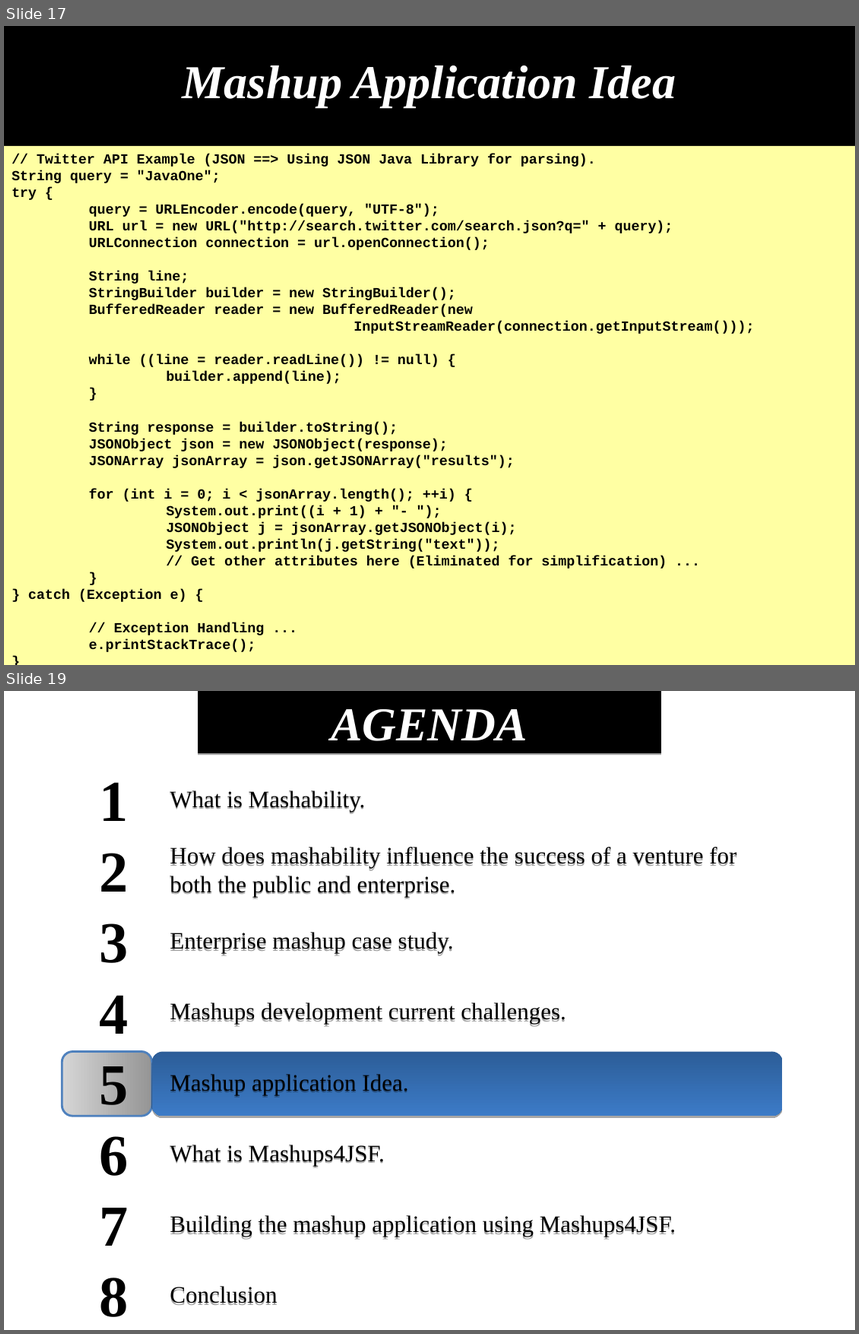
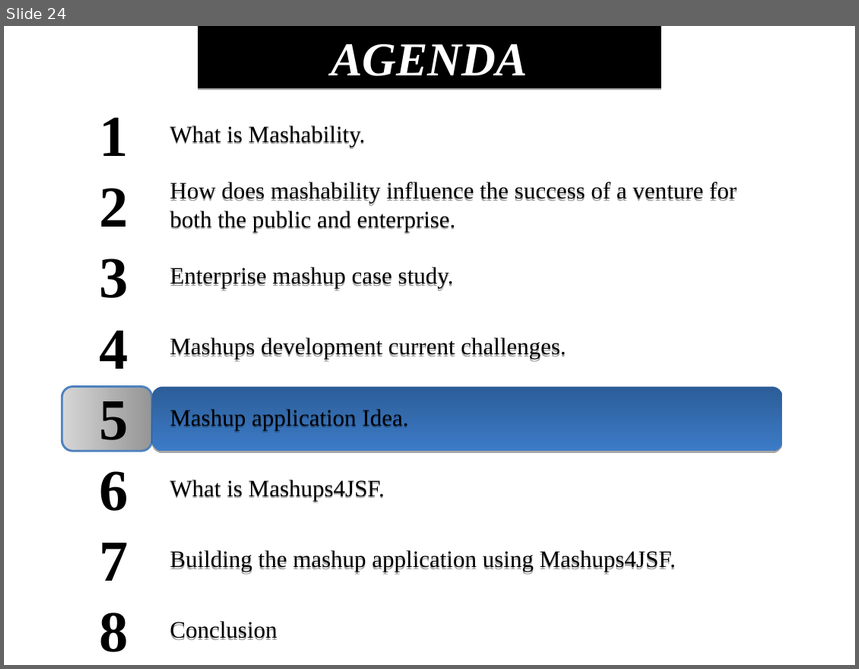
Before and after one commit to demo007/mashups4jsf, a slide deck: overview-architecture/JavaOne-2010/S314070_BURNS_SALEH_MASHUPS.odp. Shown one above the other, each under a label of ours: slides 17 and 19 before the commit, slide 24 after it; the slides between them are not shown. The pictures are 859x1334 and 859x669 pixels, drawn with LibreOffice and Linux fonts; fonts in the diff are those of the drawing. Boxes give left, top, right and bottom in pixels: in the first picture for what was removed or moved away, otherwise in the second. Text is boxed around its words. In the diff, an @@ line names an element or a change of style, - is before the commit and + after.

Commit message:
Adding more illustration to building the mashup application using the mashup provider APIs "directly".

```diff
--- a/overview-architecture/JavaOne-2010/S314070_BURNS_SALEH_MASHUPS.odp
+++ b/overview-architecture/JavaOne-2010/S314070_BURNS_SALEH_MASHUPS.odp
@@ slide 17 removed at (4, 26, 855, 665), background #000000 @@
@@ title removed at (47, 27, 813, 133) @@
-Mashup Application Idea
@@ rectangle removed at (4, 146, 855, 665) @@
-// Twitter API Example (JSON ==> Using JSON Java Library for parsing).
-String query = "JavaOne";
-try {
-query = URLEncoder.encode(query, "UTF-8");
-URL url = new URL("http://search.twitter.com/search.json?q=" + query);
-URLConnection connection = url.openConnection();
-String line;
-StringBuilder builder = new StringBuilder();
-BufferedReader reader = new BufferedReader(new
-InputStreamReader(connection.getInputStream()));
-while ((line = reader.readLine()) != null) {
-builder.append(line);
-}
-String response = builder.toString();
-JSONObject json = new JSONObject(response);
-JSONArray jsonArray = json.getJSONArray("results");
-for (int i = 0; i < jsonArray.length(); ++i) {
-System.out.print((i + 1) + "- ");
-JSONObject j = jsonArray.getJSONObject(i);
-System.out.println(j.getString("text"));
-// Get other attributes here (Eliminated for simplification) ...
-}
-} catch (Exception e) {
-// Exception Handling ...
-e.printStackTrace();
-}
@@ what was slide 19 is now slide 24 @@
```
Also in this commit, not shown: 1 slide changed, 7 slides added, 1 other slide removed.
